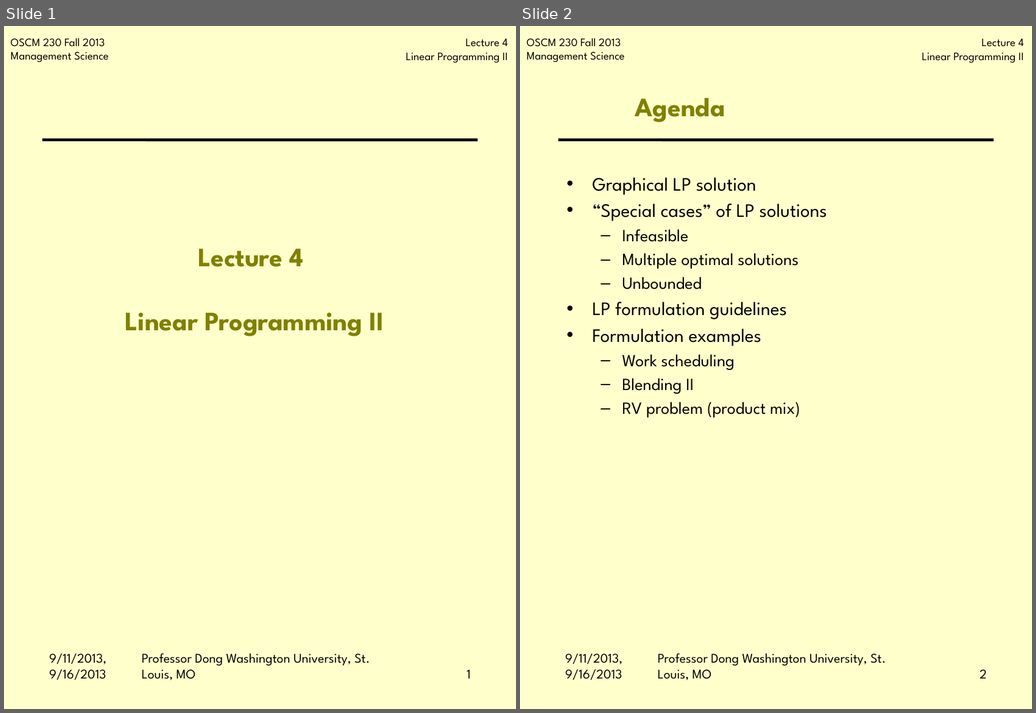
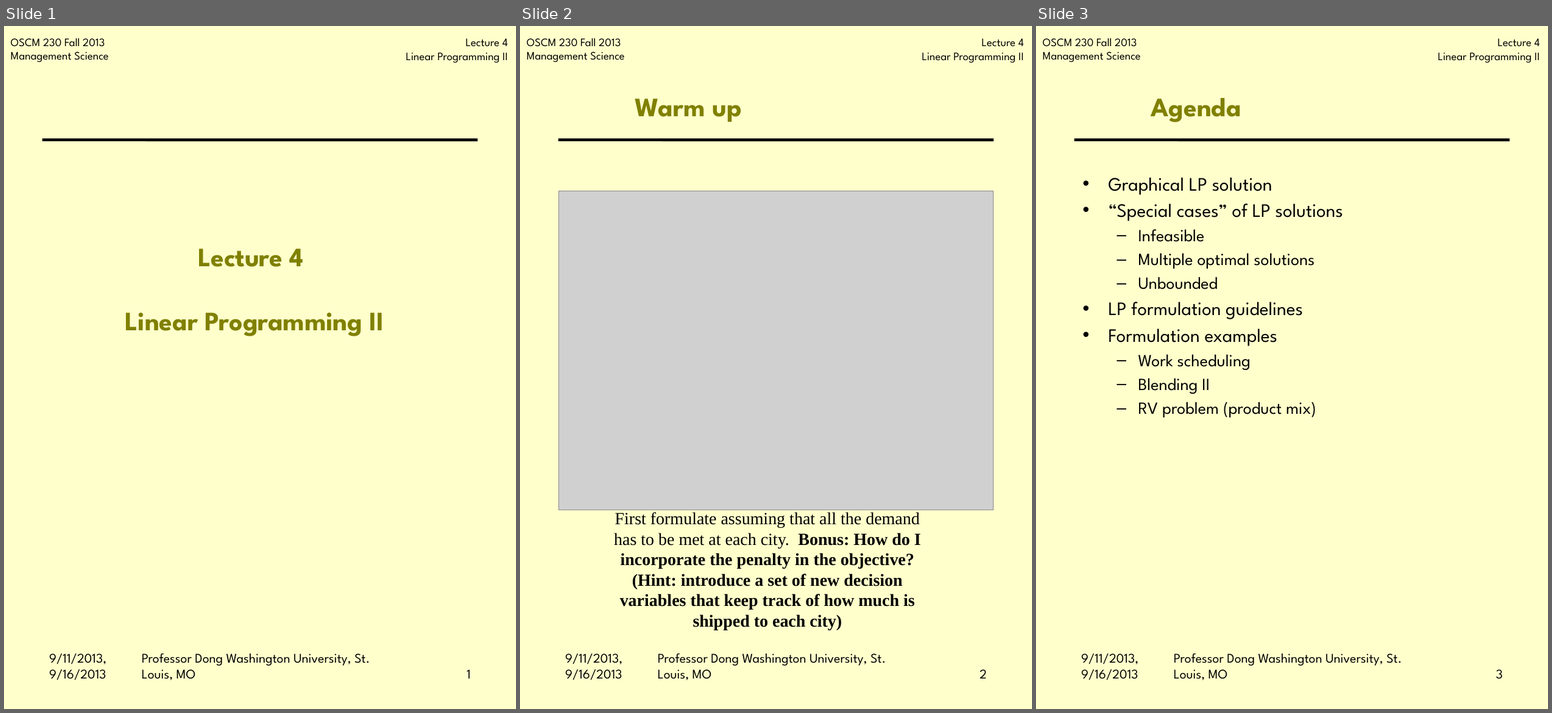
Before and after one commit to jbf232/OSCM230, a slide deck: Fall 2015/Lectures/Lecture 2 Simplex /Lecture_2_simplex.pptx. Shown side by side, each under a label of ours: slides 1 and 2 before the commit, slides 1, 2 and 3 after it. The pictures are 1036x713 and 1552x713 pixels, drawn with LibreOffice and Linux fonts; fonts in the diff are those of the drawing; grey boxes stand for pictures; background and template pictures are left out. Boxes give left, top, right and bottom in pixels: in the first picture for what was removed or moved away, otherwise in the second. Text is boxed around its words. In the diff, an @@ line names an element or a change of style, - is before the commit and + after.

```diff
--- a/Fall 2015/Lectures/Lecture 2 Simplex /Lecture_2_simplex.pptx
+++ b/Fall 2015/Lectures/Lecture 2 Simplex /Lecture_2_simplex.pptx
@@ slide 2 added at [520,26,1032,709], background #FFFFCC; not listed: 3 template elements that a slide beside it also shows @@
@@ title added at [635,99,741,122], 28 pt, text #808000, bold @@
+Warm up
@@ picture added at [559,191,993,510] @@
@@ text added at [614,512,921,631], 18 pt, text #000000, bold @@
+First formulate assuming that all the demand has to be met at each city. Bonus: How do I incorporate the penalty in the objective? (Hint: introduce a set of new decision variables that keep track of how much is shipped to each city)
@@ text added at [565,654,622,680], 14 pt, text #000000 @@
+9/11/2013, 9/16/2013
@@ text added at [658,653,886,681], 14 pt, text #000000 @@
+Professor Dong Washington University, St. Louis, MO
@@ page number added at [980,670,987,679], 14 pt, text #000000 @@
+2
@@ what was slide 2 is now slide 3 @@
@@ page number at [1497,670,1503,679]: text changed @@
-2
+3
```
Also in this commit, not shown: 2 slides changed, 6 slides removed, 7 other files.
